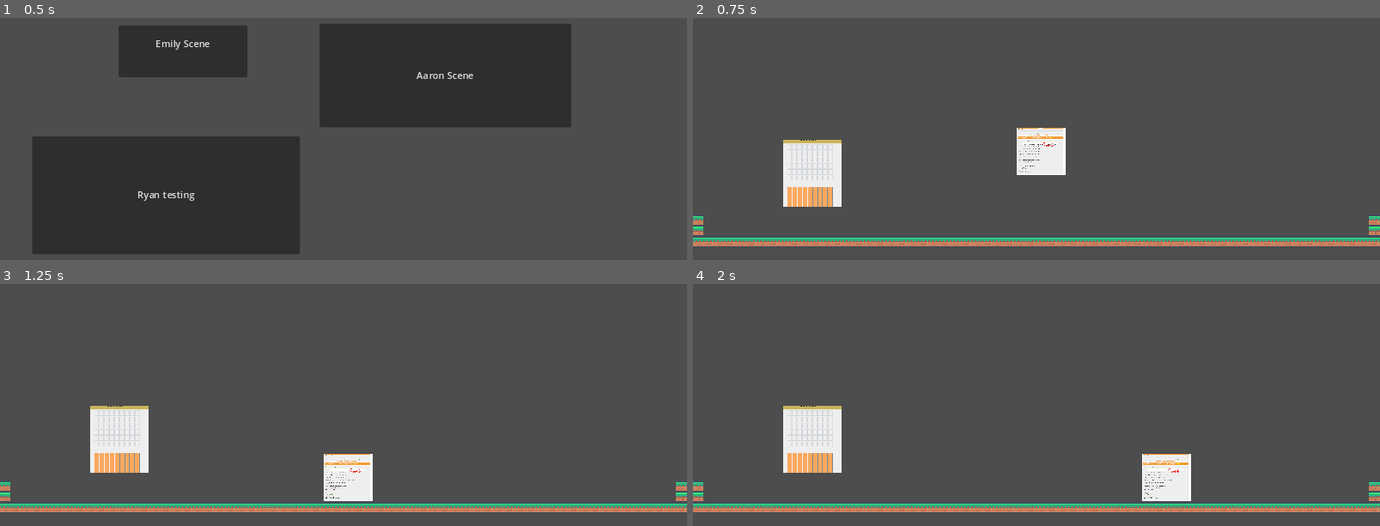
Above: before the commit, frames 1-4 (two rows, left to right).
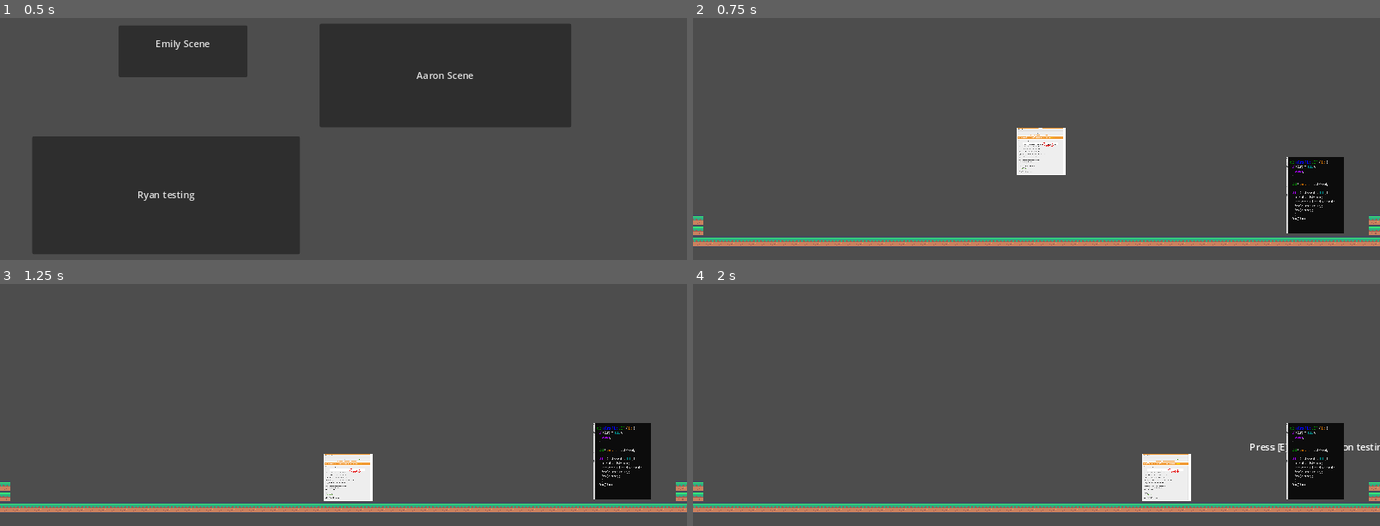
Above: after the commit, the same moments.

Repository: ryanwmiecz/2024HackathonWM
Game: Godot game, scene res://Levels/scene_selector.tscn
The game is run twice, just before and just after one commit, with the same random seed, the same clock (stepped at 60 frames per second) and the same inputs.
Inputs:
- Up to frame 1 (0.5 s): no input
- Up to frame 2 (0.75 s): click "Ryan testing" at 0.5 s
- Up to frame 3 (1.25 s): no input
- Up to frame 4 (2 s): tap Enter (ui_accept) at 1.25, 1.52 s; hold Right (ui_right) from 1.28 s (still down); hold E (Interaction) from 1.28 s (still down)

Frame 1 is identical in both runs. In frame 2, 5.0% of the frame differs, in the area x 13-95%, y 50-90%; in frame 3, 5.0%; in frame 4, 5.1%, in the area x 13-100%, y 50-90%.

Commit message:
InteractionsFinal

Diff:
--- /dev/null
+++ b/2024hackthonattempt/EntityAttributes/interactions/interaction/InteractionObjects/StaticBody2DREF.tscn
@@ -0,0 +1,24 @@
+[gd_scene load_steps=5 format=3 uid="uid://ciwqfcxrxuof3"]
+
+[ext_resource type="Script" path="res://EntityAttributes/interactions/interaction/InteractionObjects/static_body_2dref.gd" id="1_0wmog"]
+[ext_resource type="PackedScene" uid="uid://c413wkjwtlepm" path="res://EntityAttributes/interactions/interaction/interactionArea.tscn" id="2_uloxh"]
+
+[sub_resource type="RectangleShape2D" id="RectangleShape2D_t8wwx"]
+size = Vector2(171, 116)
+
+[sub_resource type="CircleShape2D" id="CircleShape2D_pxmew"]
+radius = 346.244
+
+[node name="StaticBody2dref" type="StaticBody2D"]
+script = ExtResource("1_0wmog")
+
+[node name="Sprite2D" type="Sprite2D" parent="."]
+
+[node name="CollisionShape2D" type="CollisionShape2D" parent="."]
+position = Vector2(-0.5, 0)
+shape = SubResource("RectangleShape2D_t8wwx")
+
+[node name="InteractionArea" parent="." instance=ExtResource("2_uloxh")]
+
+[node name="CollisionShape2D" type="CollisionShape2D" parent="InteractionArea"]
+shape = SubResource("CircleShape2D_pxmew")
--- /dev/null
+++ b/2024hackthonattempt/EntityAttributes/interactions/interaction/InteractionObjects/static_body_2dref.gd
@@ -0,0 +1,14 @@
+extends StaticBody2D
+
+@onready var interaction_area =$InteractionArea
+@onready var sprite = $Sprite2D
+
+
+# Called when the node enters the scene tree for the first time.
+func _ready():
+	interaction_area.interact = Callable(self, "_command")
+
+# Called every frame. 'delta' is the elapsed time since the previous frame.
+func _command():
+	self.queue_free()#comment this out if u want it to be reusable
+	#put what u want it to do on interact here
--- a/2024hackthonattempt/EntityAttributes/interactions/interaction_manager.gd
+++ b/2024hackthonattempt/EntityAttributes/interactions/interaction_manager.gd
@@ -7,9 +7,12 @@
 
 var active_areas = []
 var can_interaction = true
+var interacted = false
 
 func register_area(area : interactionArea):
-	if (active_areas.has(area)):
+	if interacted ==true:
+		return 0
+	elif (active_areas.has(area)):
 		unregister_area(area)
 	else:
 		active_areas.push_back(area)
--- a/2024hackthonattempt/Levels/ryan_testing.tscn
+++ b/2024hackthonattempt/Levels/ryan_testing.tscn
@@ -5,9 +5,9 @@
 [ext_resource type="PackedScene" uid="uid://374vcktvnhfj" path="res://EntityAttributes/attackAttribute.tscn" id="3_nctvn"]
 [ext_resource type="PackedScene" uid="uid://c0x3dcxovfkdc" path="res://EntityAttributes/healthAttribute.tscn" id="4_yvxd4"]
 [ext_resource type="PackedScene" uid="uid://c413wkjwtlepm" path="res://EntityAttributes/interactions/interaction/interactionArea.tscn" id="6_gnxps"]
-[ext_resource type="Script" path="res://Levels/testthing.gd" id="7_1t2y3"]
 [ext_resource type="Texture2D" uid="uid://b6doghluftqpl" path="res://Art/tilemap_packed.png" id="7_23s2l"]
-[ext_resource type="Texture2D" uid="uid://dh8d2qcnqpphu" path="res://Screenshot 2024-04-16 164120.png" id="7_jsla4"]
+[ext_resource type="Texture2D" uid="uid://b4qi5lx5nrmwg" path="res://Levels/Screenshot 2024-09-30 100837.png" id="10_jor6s"]
+[ext_resource type="Script" path="res://Levels/static_body_2d_2.gd" id="10_tcmnt"]
 
 [sub_resource type="RectangleShape2D" id="RectangleShape2D_a0ju2"]
 size = Vector2(84, 81)
@@ -202,11 +202,11 @@
 physics_layer_0/collision_layer = 1
 sources/0 = SubResource("TileSetAtlasSource_gsnda")
 
-[sub_resource type="RectangleShape2D" id="RectangleShape2D_ckvwg"]
-size = Vector2(98, 114)
-
-[sub_resource type="CircleShape2D" id="CircleShape2D_homen"]
-radius = 201.683
+[sub_resource type="RectangleShape2D" id="RectangleShape2D_satrc"]
+size = Vector2(105, 130)
+
+[sub_resource type="CircleShape2D" id="CircleShape2D_m4ech"]
+radius = 255.008
 
 [node name="ryan_testing" type="Node2D"]
 
@@ -231,21 +231,20 @@
 tile_map_data = PackedByteArray("AAAAABsAAAACAAAAAAABABsAAAACAAAAAAACABsAAAACAAAAAAADABsAAAACAAAAAAAEABsAAAACAAAAAAAFAB …(1008 unchanged characters)…
 tile_set = SubResource("TileSet_nw1gr")
 
-[node name="StaticBody2D" type="StaticBody2D" parent="."]
-script = ExtResource("7_1t2y3")
-
-[node name="Sprite2D" type="Sprite2D" parent="StaticBody2D"]
-position = Vector2(200, 380)
-scale = Vector2(0.124365, 0.150538)
-texture = ExtResource("7_jsla4")
-
-[node name="CollisionShape2D" type="CollisionShape2D" parent="StaticBody2D"]
-position = Vector2(199, 380)
-shape = SubResource("RectangleShape2D_ckvwg")
-
-[node name="InteractionArea" parent="StaticBody2D" instance=ExtResource("6_gnxps")]
-position = Vector2(199, 381)
-action_name = "PLEASE"
-
-[node name="CollisionShape2D" type="CollisionShape2D" parent="StaticBody2D/InteractionArea"]
-shape = SubResource("CircleShape2D_homen")
+[node name="StaticBody2D2" type="StaticBody2D" parent="."]
+position = Vector2(1049, 418)
+script = ExtResource("10_tcmnt")
+
+[node name="Sprite2D" type="Sprite2D" parent="StaticBody2D2"]
+position = Vector2(-6, -1)
+scale = Vector2(0.159539, 0.260736)
+texture = ExtResource("10_jor6s")
+
+[node name="CollisionShape2D" type="CollisionShape2D" parent="StaticBody2D2"]
+position = Vector2(-2.5, -2)
+shape = SubResource("RectangleShape2D_satrc")
+
+[node name="InteractionArea" parent="StaticBody2D2" instance=ExtResource("6_gnxps")]
+
+[node name="CollisionShape2D" type="CollisionShape2D" parent="StaticBody2D2/InteractionArea"]
+shape = SubResource("CircleShape2D_m4ech")
--- a/2024hackthonattempt/Levels/testthing.gd
+++ b/2024hackthonattempt/Levels/static_body_2d_2.gd
@@ -6,9 +6,9 @@
 
 # Called when the node enters the scene tree for the first time.
 func _ready():
-	interaction_area.interact = Callable(self, "_please")
-	print("helped me")
+	interaction_area.interact = Callable(self, "_command")
 
 # Called every frame. 'delta' is the elapsed time since the previous frame.
-func _please():
-	print("heh")
+func _command():
+	self.queue_free()#comment this out if u want it to be reusable
+	#put what u want it to do on interact here
Binary file added: 2024hackthonattempt/Levels/Screenshot 2024-09-30 100837.png
Not shown, added: 2024hackthonattempt/Levels/Screenshot 2024-09-30 100837.png.import
